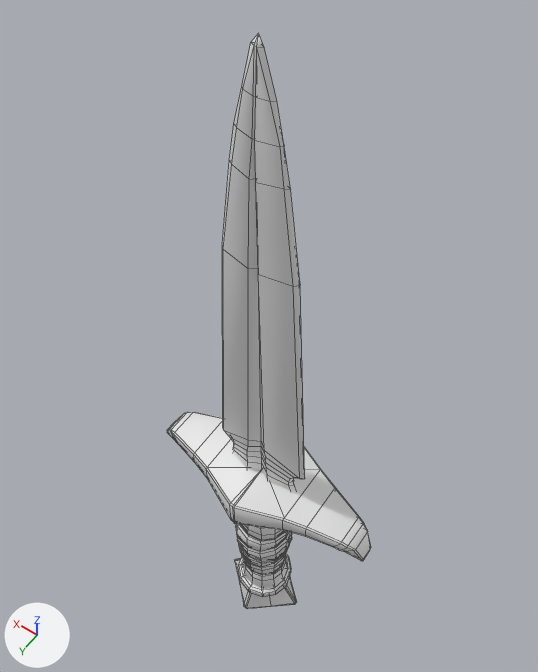
The FBX model skeletons/Assets/UndeadLegion/Models/Weapons/SM_H1Dagger.fbx: old version first, new version second.
Both versions are drawn from a 50 mm camera at (-0.1092, 0.1471, 0.4814) aimed at (0.0219, -0.0365, 0.1928). Arrows for +X, +Y and +Z are at lower left; the lights stay in place. The first picture is the older version. Mesh edges are drawn as thin lines. Where no turn or scale is listed for an object, it has been applied to the vertices.

The older version as bpy lines, for what is in view:
```python
me_tripo_52e08dd0_3057_4a47_8669_2f6bc5c88917_013 = bpy.data.meshes.new('tripo_52e08dd0_3057_4a47_8669_2f6bc5c88917.013')
me_tripo_52e08dd0_3057_4a47_8669_2f6bc5c88917_013.from_pydata(...)  # 908 vertices, 932 faces; spans x -0.065..0.064, y -0.028..0.026, z -0.056..0.376
me_tripo_52e08dd0_3057_4a47_8669_2f6bc5c88917_013.materials.append(mat_tripo_52e08dd0_3057_4a47_8669_2f6bc5c88917)  # white #e7e7e7
ob_sm_h1dagger = bpy.data.objects.new('SM_H1Dagger', me_tripo_52e08dd0_3057_4a47_8669_2f6bc5c88917_013)
ob_sm_h1dagger.location = (0.0, 0.0, 0.0)
```
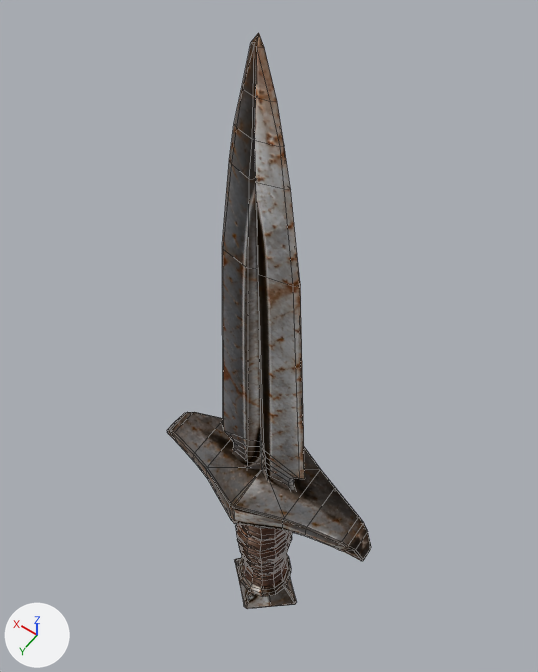
Boxes [x1, y1, x2, y2] around the edits, measured in the pictures (538 x 672 px):
part 1 of me_tripo_52e08dd0_3057_4a47_8669_2f6bc5c88917_013, cut back
    both: [239, 557, 291, 591]
part 2 of me_tripo_52e08dd0_3057_4a47_8669_2f6bc5c88917_013, recoloured (darker)
    both: [167, 33, 371, 609]

What the commit changed:
Picture 'h1dagger_normal.png' (img_h1dagger_normal_png) is new.
Picture 'h1dagger_metallic.png' (img_h1dagger_metallic_png) is new.
Picture 'h1dagger_roughness.png' (img_h1dagger_roughness_png) is new.
Picture 'h1dagger_color.png' (img_h1dagger_color_png) is new.
Material 'H1Dagger_material' (mat_h1dagger_material) is new.
Uses the picture img_h1dagger_color_png.
Uses the picture img_h1dagger_metallic_png.
Uses the picture img_h1dagger_normal_png.
Uses the picture img_h1dagger_roughness_png.
me_tripo_52e08dd0_3057_4a47_8669_2f6bc5c88917_013 is used by ob_sm_h1dagger; location (0.0, 0.0, 0.0).
me_tripo_52e08dd0_3057_4a47_8669_2f6bc5c88917_013 had 908 vertices, 932 faces and spanned x -0.065..0.064, y -0.028..0.026, z -0.056..0.376.
me_tripo_52e08dd0_3057_4a47_8669_2f6bc5c88917_013 now has 906 vertices, 921 faces and spans x -0.065..0.064, y -0.028..0.026, z -0.056..0.376.
Part 1, on me_tripo_52e08dd0_3057_4a47_8669_2f6bc5c88917_013:
5 vertices are removed from x -0.016..0.015, y -0.008..0.007, z 0.0..0.001.
26 faces are deleted.
1 vertex moves from x -0.008, y -0.013, z -0.001 to x -0.008, y -0.013, z -0.002.
3 vertices are added at (0.013, 0.007, -0.002), (-0.014, 0.007, -0.002), (-0.014, -0.008, -0.002).
15 new faces join them.
me_tripo_52e08dd0_3057_4a47_8669_2f6bc5c88917_013 part 2: 906 faces spanning x -0.065..0.064, y -0.028..0.026, z -0.056..0.376 switch from mat_tripo_52e08dd0_3057_4a47_8669_2f6bc5c88917 (white #e7e7e7) to mat_h1dagger_material.
